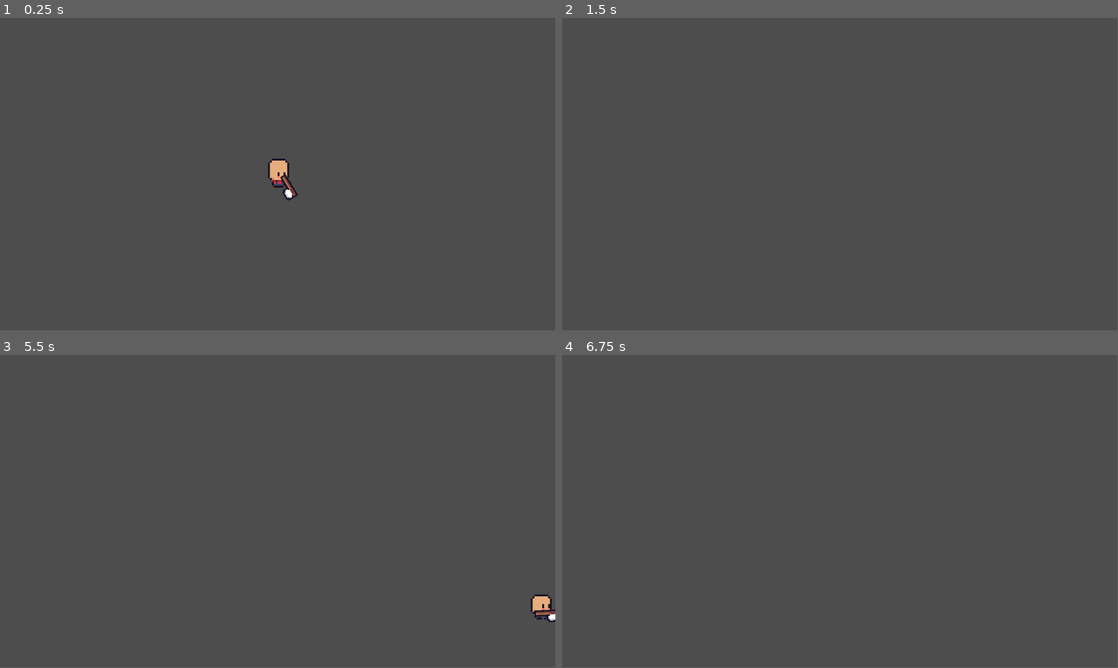
Above: before the commit, frames 1-4 (two rows, left to right).
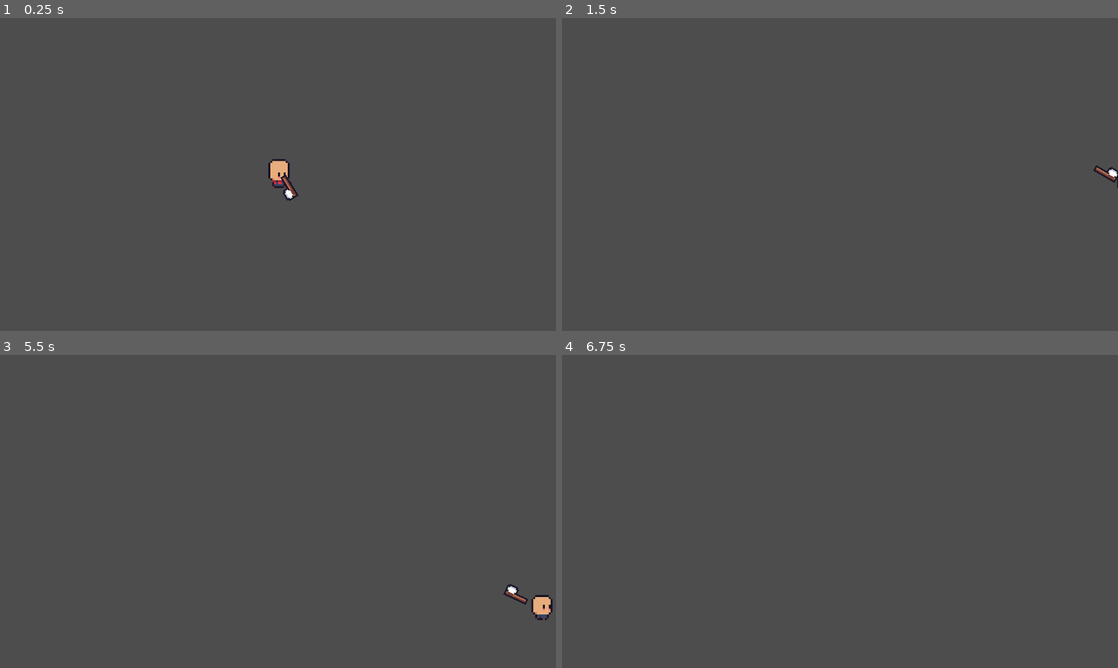
Above: after the commit, the same moments.

Repository: arek-e/brackeys-2024.2
Game: Godot game, scene res://scenes/main.tscn
Two runs of this game, one before a commit and one after it. Both use one fixed random seed, a clock stepped at 60 frames per second and the inputs below.
Inputs (mouse positions are in pixels of both pictures, inside the frame that each line leads up to):
- Up to frame 1 (0.25 s): no input
- Up to frame 2 (1.5 s): tap Enter at 0.5 s; move the mouse to (962, 158) at 0.52 s; hold D (move_right) 0.53-1.28 s; hold Shift (sprint) 0.53-1.28 s; click (962, 158) at 0.8 s; move the mouse to (728, 190) at 1.27 s; hold S (move_down) from 1.28 s (still down); click (728, 190) at 1.35 s
- Up to frame 3 (5.5 s): tap Shift (sprint) at 1.55, 3.05, 4.55 s; tap Space at 2, 3.5, 5 s; move the mouse to (333, 442) at 2.02 s; release S (move_down) at 2.03 s; hold D (move_right) 2.03-2.78 s; hold Shift (sprint) 2.03-2.78 s; click (333, 442) at 2.3 s; tap Enter at 2.75, 4.25 s; move the mouse to (250, 574) at 2.77 s; hold W (move_up) 2.78-3.53 s; click (250, 574) at 2.85 s; move the mouse to (444, 558) at 3.52 s; hold Shift (sprint) 3.53-4.28 s; hold A (move_left) 3.53-5.03 s; click (444, 558) at 3.8 s; move the mouse to (111, 464) at 4.27 s; click (111, 464) at 4.35 s; move the mouse to (305, 511) at 5.02 s; hold S (move_down) from 5.03 s (still down); hold Shift (sprint) from 5.03 s (still down); click (305, 511) at 5.3 s
- Up to frame 4 (6.75 s): move the mouse to (756, 433) at 5.77 s; release S (move_down) at 5.78 s; release Shift (sprint) at 5.78 s; hold D (move_right) 5.78-6.53 s; click (756, 433) at 5.85 s; tap Shift (sprint) at 6.05 s; move the mouse to (962, 495) at 6.52 s; hold W (move_up) from 6.53 s (still down); hold Shift (sprint) from 6.53 s (still down)
In our replay, the window is 799x449 before the commit and 800x450 after it. These sizes can differ from the game's own. Grey fills any space a smaller window leaves; there, only what the larger window draws over its background counts as a difference.

The runs differ from the first frame. In frame 1, 0.1% of the frame differs, in the area x 48-54%, y 44-59%; in frame 2, 0.1%; in frame 3, 0.3%, in the area x 90-100%, y 73-86%; in frame 4, only the window size differs.

Commit message:
feat: directional attack still very messy

Diff:
--- a/project.godot
+++ b/project.godot
@@ -14,6 +14,11 @@
 run/main_scene="res://scenes/main.tscn"
 config/features=PackedStringArray("4.3", "Forward Plus")
 config/icon="res://icon.svg"
+
+[display]
+
+window/stretch/mode="viewport"
+window/stretch/aspect="expand"
 
 [input]
 
@@ -46,6 +51,11 @@
 "events": [Object(InputEventKey,"resource_local_to_scene":false,"resource_name":"","device":-1,"window_id":0,"alt_press …(195 unchanged characters)…
 ]
 }
+attack={
+"deadzone": 0.5,
+"events": [Object(InputEventMouseButton,"resource_local_to_scene":false,"resource_name":"","device":-1,"window_id":0,"alt_pressed":false,"shift_pressed":false,"ctrl_pressed":false,"meta_pressed":false,"button_mask":0,"position":Vector2(0, 0),"global_position":Vector2(0, 0),"factor":1.0,"button_index":1,"canceled":false,"pressed":false,"double_click":false,"script":null)
+]
+}
 
 [rendering]
 
--- a/scenes/player.tscn
+++ b/scenes/player.tscn
@@ -229,6 +229,66 @@
 "transitions": PackedFloat32Array(1),
 "update": 0,
 "values": [0.0]
+}
+tracks/2/type = "value"
+tracks/2/imported = false
+tracks/2/enabled = true
+tracks/2/path = NodePath("Hand/ToolSprite:position")
+tracks/2/interp = 1
+tracks/2/loop_wrap = true
+tracks/2/keys = {
+"times": PackedFloat32Array(0),
+"transitions": PackedFloat32Array(1),
+"update": 0,
+"values": [Vector2(0, 0)]
+}
+tracks/3/type = "value"
+tracks/3/imported = false
+tracks/3/enabled = true
+tracks/3/path = NodePath("Hand/ToolSprite:rotation")
+tracks/3/interp = 1
+tracks/3/loop_wrap = true
+tracks/3/keys = {
+"times": PackedFloat32Array(0),
+"transitions": PackedFloat32Array(1),
+"update": 0,
+"values": [0.0]
+}
+tracks/4/type = "value"
+tracks/4/imported = false
+tracks/4/enabled = true
+tracks/4/path = NodePath("Hand:scale")
+tracks/4/interp = 1
+tracks/4/loop_wrap = true
+tracks/4/keys = {
+"times": PackedFloat32Array(0),
+"transitions": PackedFloat32Array(1),
+"update": 0,
+"values": [Vector2(1, 1)]
+}
+tracks/5/type = "value"
+tracks/5/imported = false
+tracks/5/enabled = true
+tracks/5/path = NodePath("Hand/ToolSprite:flip_h")
+tracks/5/interp = 1
+tracks/5/loop_wrap = true
+tracks/5/keys = {
+"times": PackedFloat32Array(0),
+"transitions": PackedFloat32Array(1),
+"update": 1,
+"values": [false]
+}
+tracks/6/type = "value"
+tracks/6/imported = false
+tracks/6/enabled = true
+tracks/6/path = NodePath("Hand/ToolSprite:flip_v")
+tracks/6/interp = 1
+tracks/6/loop_wrap = true
+tracks/6/keys = {
+"times": PackedFloat32Array(0),
+"transitions": PackedFloat32Array(1),
+"update": 1,
+"values": [false]
 }
 
 [sub_resource type="Animation" id="Animation_sq670"]
@@ -271,8 +331,8 @@
 "values": [0.0]
 }
 
-[sub_resource type="Animation" id="Animation_td3yj"]
-resource_name = "swing_attack"
+[sub_resource type="Animation" id="Animation_1pyei"]
+resource_name = "swing_attack_left"
 length = 0.5
 tracks/0/type = "value"
 tracks/0/imported = false
@@ -284,7 +344,7 @@
 "times": PackedFloat32Array(0, 0.0001, 0.0666667, 0.166667, 0.266667, 0.466667, 0.5),
 "transitions": PackedFloat32Array(1, 1, 1, 1, 1, 1, 1),
 "update": 0,
-"values": [Vector2(3, 4), Vector2(3, 4), Vector2(7, -10), Vector2(6, -11), Vector2(18, 0), Vector2(6, 8), Vector2(3, 4)]
+"values": [Vector2(-3, 4), Vector2(3, 4), Vector2(-7, -10), Vector2(-6, -11), Vector2(-18, 0), Vector2(-6, 8), Vector2(-3, 4)]
 }
 tracks/1/type = "value"
 tracks/1/imported = false
@@ -296,25 +356,285 @@
 "times": PackedFloat32Array(0, 0.0666667, 0.166667, 0.266667, 0.466667, 0.5),
 "transitions": PackedFloat32Array(1, 1, 1, 1, 1, 1),
 "update": 0,
+"values": [0.0, 1.22173, 1.91986, 0.0, -1.22173, -1.0472]
+}
+tracks/2/type = "value"
+tracks/2/imported = false
+tracks/2/enabled = true
+tracks/2/path = NodePath("Hand/ToolSprite:position")
+tracks/2/interp = 1
+tracks/2/loop_wrap = true
+tracks/2/keys = {
+"times": PackedFloat32Array(0, 0.5),
+"transitions": PackedFloat32Array(1, 1),
+"update": 0,
+"values": [Vector2(0, 0), Vector2(0, 0)]
+}
+tracks/3/type = "value"
+tracks/3/imported = false
+tracks/3/enabled = true
+tracks/3/path = NodePath("Hand/ToolSprite:rotation")
+tracks/3/interp = 1
+tracks/3/loop_wrap = true
+tracks/3/keys = {
+"times": PackedFloat32Array(0, 0.5),
+"transitions": PackedFloat32Array(1, 1),
+"update": 0,
+"values": [0.0, 0.0]
+}
+tracks/4/type = "value"
+tracks/4/imported = false
+tracks/4/enabled = true
+tracks/4/path = NodePath("Hand:scale")
+tracks/4/interp = 1
+tracks/4/loop_wrap = true
+tracks/4/keys = {
+"times": PackedFloat32Array(0),
+"transitions": PackedFloat32Array(1),
+"update": 0,
+"values": [Vector2(-1, 1)]
+}
+
+[sub_resource type="Animation" id="Animation_td3yj"]
+resource_name = "swing_attack_right"
+length = 0.5
+tracks/0/type = "value"
+tracks/0/imported = false
+tracks/0/enabled = true
+tracks/0/path = NodePath("Hand:position")
+tracks/0/interp = 1
+tracks/0/loop_wrap = true
+tracks/0/keys = {
+"times": PackedFloat32Array(0, 0.0001, 0.0666667, 0.166667, 0.266667, 0.466667, 0.5),
+"transitions": PackedFloat32Array(1, 1, 1, 1, 1, 1, 1),
+"update": 0,
+"values": [Vector2(3, 4), Vector2(3, 4), Vector2(7, -10), Vector2(6, -11), Vector2(18, 0), Vector2(6, 8), Vector2(3, 4)]
+}
+tracks/1/type = "value"
+tracks/1/imported = false
+tracks/1/enabled = true
+tracks/1/path = NodePath("Hand:rotation")
+tracks/1/interp = 1
+tracks/1/loop_wrap = true
+tracks/1/keys = {
+"times": PackedFloat32Array(0, 0.0666667, 0.166667, 0.266667, 0.466667, 0.5),
+"transitions": PackedFloat32Array(1, 1, 1, 1, 1, 1),
+"update": 0,
 "values": [0.0, -1.22173, -1.91986, 0.0, 1.22173, 1.0472]
+}
+tracks/2/type = "value"
+tracks/2/imported = false
+tracks/2/enabled = true
+tracks/2/path = NodePath("Hand/ToolSprite:position")
+tracks/2/interp = 1
+tracks/2/loop_wrap = true
+tracks/2/keys = {
+"times": PackedFloat32Array(0, 0.5),
+"transitions": PackedFloat32Array(1, 1),
+"update": 0,
+"values": [Vector2(0, 0), Vector2(0, 0)]
+}
+tracks/3/type = "value"
+tracks/3/imported = false
+tracks/3/enabled = true
+tracks/3/path = NodePath("Hand/ToolSprite:rotation")
+tracks/3/interp = 1
+tracks/3/loop_wrap = true
+tracks/3/keys = {
+"times": PackedFloat32Array(0, 0.5),
+"transitions": PackedFloat32Array(1, 1),
+"update": 0,
+"values": [0.0, 0.0]
+}
+tracks/4/type = "value"
+tracks/4/imported = false
+tracks/4/enabled = true
+tracks/4/path = NodePath("Hand:scale")
+tracks/4/interp = 1
+tracks/4/loop_wrap = true
+tracks/4/keys = {
+"times": PackedFloat32Array(0),
+"transitions": PackedFloat32Array(1),
+"update": 0,
+"values": [Vector2(1, 1)]
+}
+
+[sub_resource type="Animation" id="Animation_s4v1u"]
+resource_name = "swing_attack_up"
+length = 0.5
+tracks/0/type = "value"
+tracks/0/imported = false
+tracks/0/enabled = true
+tracks/0/path = NodePath("Hand:position")
+tracks/0/interp = 1
+tracks/0/loop_wrap = true
+tracks/0/keys = {
+"times": PackedFloat32Array(0, 0.0666667, 0.166667, 0.266667, 0.466667, 0.5),
+"transitions": PackedFloat32Array(1, 1, 1, 1, 1, 1),
+"update": 0,
+"values": [Vector2(-3, 4), Vector2(-11, -7), Vector2(-13, -5), Vector2(0, -20), Vector2(18, -10), Vector2(8, -4)]
+}
+tracks/1/type = "value"
+tracks/1/imported = false
+tracks/1/enabled = true
+tracks/1/path = NodePath("Hand:rotation")
+tracks/1/interp = 1
+tracks/1/loop_wrap = true
+tracks/1/keys = {
+"times": PackedFloat32Array(0, 0.0666667, 0.166667, 0.266667, 0.466667, 0.5),
+"transitions": PackedFloat32Array(1, 1, 1, 1, 1, 1),
+"update": 0,
+"values": [-1.5708, -2.53073, -2.70526, -1.5708, -0.610865, -0.436332]
+}
+tracks/2/type = "value"
+tracks/2/imported = false
+tracks/2/enabled = true
+tracks/2/path = NodePath("Hand/ToolSprite:position")
+tracks/2/interp = 1
+tracks/2/loop_wrap = true
+tracks/2/keys = {
+"times": PackedFloat32Array(0, 0.5),
+"transitions": PackedFloat32Array(1, 1),
+"update": 0,
+"values": [Vector2(0, 0), Vector2(0, 0)]
+}
+tracks/3/type = "value"
+tracks/3/imported = false
+tracks/3/enabled = true
+tracks/3/path = NodePath("Hand/ToolSprite:rotation")
+tracks/3/interp = 1
+tracks/3/loop_wrap = true
+tracks/3/keys = {
+"times": PackedFloat32Array(0, 0.5),
+"transitions": PackedFloat32Array(1, 1),
+"update": 0,
+"values": [0.0, 0.0]
+}
+tracks/4/type = "value"
+tracks/4/imported = false
+tracks/4/enabled = true
+tracks/4/path = NodePath("Hand:scale")
+tracks/4/interp = 1
+tracks/4/loop_wrap = true
+tracks/4/keys = {
+"times": PackedFloat32Array(0),
+"transitions": PackedFloat32Array(1),
+"update": 0,
+"values": [Vector2(1, 1)]
+}
+tracks/5/type = "value"
+tracks/5/imported = false
+tracks/5/enabled = true
+tracks/5/path = NodePath("Hand/ToolSprite:flip_h")
+tracks/5/interp = 1
+tracks/5/loop_wrap = true
+tracks/5/keys = {
+"times": PackedFloat32Array(0, 0.5),
+"transitions": PackedFloat32Array(1, 1),
+"update": 1,
+"values": [false, false]
+}
+tracks/6/type = "value"
+tracks/6/imported = false
+tracks/6/enabled = true
+tracks/6/path = NodePath("Hand/ToolSprite:flip_v")
+tracks/6/interp = 1
+tracks/6/loop_wrap = true
+tracks/6/keys = {
+"times": PackedFloat32Array(0, 0.5),
+"transitions": PackedFloat32Array(1, 1),
+"update": 1,
+"values": [false, false]
+}
+
+[sub_resource type="Animation" id="Animation_yo6ui"]
+resource_name = "swing_attack_down"
+length = 0.5
+tracks/0/type = "value"
+tracks/0/imported = false
+tracks/0/enabled = true
+tracks/0/path = NodePath("Hand:position")
+tracks/0/interp = 1
+tracks/0/loop_wrap = true
+tracks/0/keys = {
+"times": PackedFloat32Array(0, 0.0666667, 0.166667, 0.266667, 0.466667, 0.5),
+"transitions": PackedFloat32Array(1, 1, 1, 1, 1, 1),
+"update": 0,
+"values": [Vector2(3, 4), Vector2(-11, -7), Vector2(-13, -5), Vector2(0, -20), Vector2(18, -10), Vector2(8, -4)]
+}
+tracks/1/type = "value"
+tracks/1/imported = false
+tracks/1/enabled = true
+tracks/1/path = NodePath("Hand:rotation")
+tracks/1/interp = 1
+tracks/1/loop_wrap = true
+tracks/1/keys = {
+"times": PackedFloat32Array(0, 0.0666667, 0.166667, 0.266667, 0.466667, 0.5),
+"transitions": PackedFloat32Array(1, 1, 1, 1, 1, 1),
+"update": 0,
+"values": [-1.5708, -2.53073, -2.70526, -1.5708, -0.610865, -0.436332]
+}
+tracks/2/type = "value"
+tracks/2/imported = false
+tracks/2/enabled = true
+tracks/2/path = NodePath("Hand/ToolSprite:position")
+tracks/2/interp = 1
+tracks/2/loop_wrap = true
+tracks/2/keys = {
+"times": PackedFloat32Array(0, 0.5),
+"transitions": PackedFloat32Array(1, 1),
+"update": 0,
+"values": [Vector2(0, 0), Vector2(0, 0)]
+}
+tracks/3/type = "value"
+tracks/3/imported = false
+tracks/3/enabled = true
+tracks/3/path = NodePath("Hand/ToolSprite:rotation")
+tracks/3/interp = 1
+tracks/3/loop_wrap = true
+tracks/3/keys = {
+"times": PackedFloat32Array(0, 0.5),
+"transitions": PackedFloat32Array(1, 1),
+"update": 0,
+"values": [0.0, 0.0]
+}
+tracks/4/type = "value"
+tracks/4/imported = false
+tracks/4/enabled = true
+tracks/4/path = NodePath("Hand:scale")
+tracks/4/interp = 1
+tracks/4/loop_wrap = true
+tracks/4/keys = {
+"times": PackedFloat32Array(0),
+"transitions": PackedFloat32Array(1),
+"update": 0,
+"values": [Vector2(1, 1)]
 }
 
 [sub_resource type="AnimationLibrary" id="AnimationLibrary_r4yjx"]
 _data = {
 "RESET": SubResource("Animation_dnxa0"),
 "sprinting": SubResource("Animation_sq670"),
-"swing_attack": SubResource("Animation_td3yj")
+"swing_attack_down": SubResource("Animation_yo6ui"),
+"swing_attack_left": SubResource("Animation_1pyei"),
+"swing_attack_right": SubResource("Animation_td3yj"),
+"swing_attack_up": SubResource("Animation_s4v1u")
 }
 
 [node name="Player" type="CharacterBody2D"]
 script = ExtResource("1_gif6u")
 TOOL_RESOURCE = ExtResource("2_h2x85")
+SPEED = null
+SPRINT_SPEED = null
+ACCELERATION = null
+BREAK_FORCE = null
+HAND_RADIUS = null
+HAND_LERP_SPEED = null
 
 [node name="AnimatedSprite2D" type="AnimatedSprite2D" parent="."]
 sprite_frames = SubResource("SpriteFrames_y15en")
-animation = &"run"
+animation = &"walk"
 autoplay = "idle"
-frame_progress = 0.31169
 
 [node name="CollisionShape2D" type="CollisionShape2D" parent="."]
 position = Vector2(1, -1)
@@ -333,3 +653,5 @@
 libraries = {
 "": SubResource("AnimationLibrary_r4yjx")
 }
+
+[connection signal="animation_finished" from="AnimationPlayer" to="." method="_on_animation_player_animation_finished"]
--- a/scripts/player.gd
+++ b/scripts/player.gd
@@ -17,6 +17,8 @@
 var last_input_direction: Vector2 = Vector2.RIGHT # Default to facing right
 var snap_angles: Array[float]     = [45, 135, 225, 315] # These correspond to NE, SE, SW, and NW
 var directions: Array[String]     = [ "se", "sw", "nw", "ne" ]
+var direction_to_hand: Vector2
+
 
 func get_input() -> Vector2:
 	input.x = Input.get_action_strength("move_right") - Input.get_action_strength("move_left")
@@ -52,6 +54,11 @@
 
 	# Move the character based on input
 	move_and_slide()
+
+	direction_to_hand = (hand.global_position - global_position).normalized()
+
+	if Input.is_action_just_pressed("attack"):
+		attack()
 
 	# Update the mouse cursor and hand positions
 	update_mouse_cursor()
@@ -59,8 +66,8 @@
 		animation_player.queue("sprinting")
 	elif animation_player.current_animation != "sprinting":
 		var new_target_hand_position = calculate_hand_position()
+		rotate_tool()
 		hand.position = lerp(hand.position, new_target_hand_position, HAND_LERP_SPEED * delta)
-
 
 
 func update_sprite_flip(is_sprinting: bool) -> void:
@@ -76,9 +83,7 @@
 				hand.get_node("ToolSprite").z_index = 1
 				hand.get_node("ToolSprite").flip_h = false
 	else:
-		# Determine flip based on hand position
-		var direction_to_hand = (hand.global_position - global_position).normalized()
-		var angle             = rad_to_deg(direction_to_hand.angle())
+		var angle = rad_to_deg(direction_to_hand.angle())
 		if angle < 0:
 			angle += 360
 
@@ -110,6 +115,30 @@
 		animated_sprite.play("walk")
 
 
+func attack():
+	# Calculate the direction to the hand (or mouse) relative to the player
+	var direction_to_hand = (hand.global_position - global_position).normalized()
+
+	# Calculate the angle of the direction vector (from 0 to 360 degrees)
+	var angle = rad_to_deg(direction_to_hand.angle())
+	if angle < 0:
+		angle += 360
+
+	# Define angle ranges for each direction (up, down, left, right)
+	if angle >= 225 and angle < 315:
+		# Up attack
+		animation_player.play("swing_attack_up")
+	elif angle >= 135 and angle < 225:
+		# Left attack
+		animation_player.play("swing_attack_left")
+	elif angle >= 45 and angle < 135:
+		# Down attack
+		animation_player.play("swing_attack_down")
+	else:
+		# Right attack (covers 315-360 and 0-45 degrees)
+		animation_player.play("swing_attack_right")
+
+
 func update_mouse_cursor() -> void:
 	var mouse_position_relative_to_player = get_global_mouse_position() - global_position
 	mouse_cursor.position = mouse_position_relative_to_player
@@ -125,8 +154,6 @@
 
 	# Get the nearest angle index
 	var nearest_angle_index = get_nearest_angle_index(angle)
-
-	rotate_tool(nearest_angle_index)
 
 	# Snap the angle to the nearest of the snap_angles
 	var closest_angle = snap_angles[nearest_angle_index]
@@ -161,9 +188,22 @@
 	return ""
 
 
-func rotate_tool(nearest_angle_index: int) -> void:
+func rotate_tool() -> void:
+	var angle = rad_to_deg(direction_to_hand.angle())
+	if angle < 0:
+		angle += 360
+
+	var nearest_angle_index = get_nearest_angle_index(angle)
 	if TOOL_RESOURCE and TOOL_RESOURCE.tool_sprite_attributes.size() > 0:
 		var tool_sprite_attributes: ToolSpriteAttributes = TOOL_RESOURCE.tool_sprite_attributes[nearest_angle_index]
 		hand.get_node("ToolSprite").rotation = tool_sprite_attributes.rotation
 		hand.get_node("ToolSprite").flip_h = tool_sprite_attributes.flip_h
 		hand.get_node("ToolSprite").flip_v = tool_sprite_attributes.flip_v
+
+	hand.rotation = 0
+
+
+func _on_animation_player_animation_finished(anim_name:StringName) -> void:
+	if anim_name.begins_with("swing_attack"):
+		print_debug("swing attack finished")
+		rotate_tool()
Not shown: 1 places in scenes/player.tscn that only renumber resources
